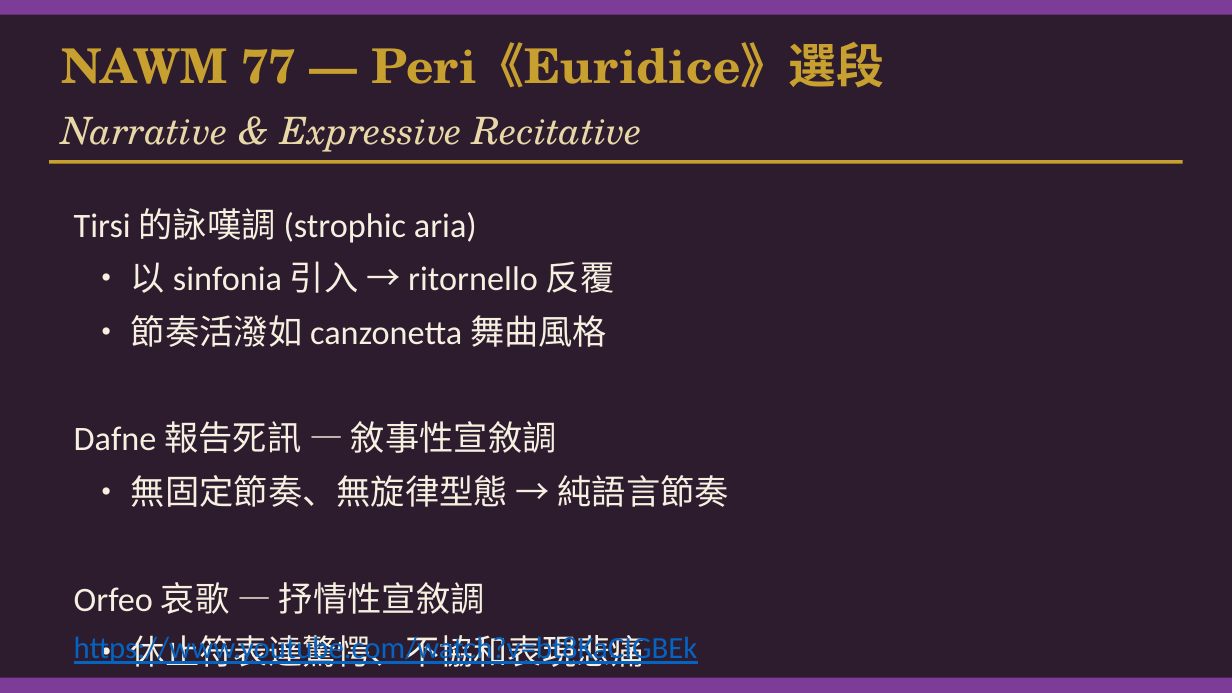
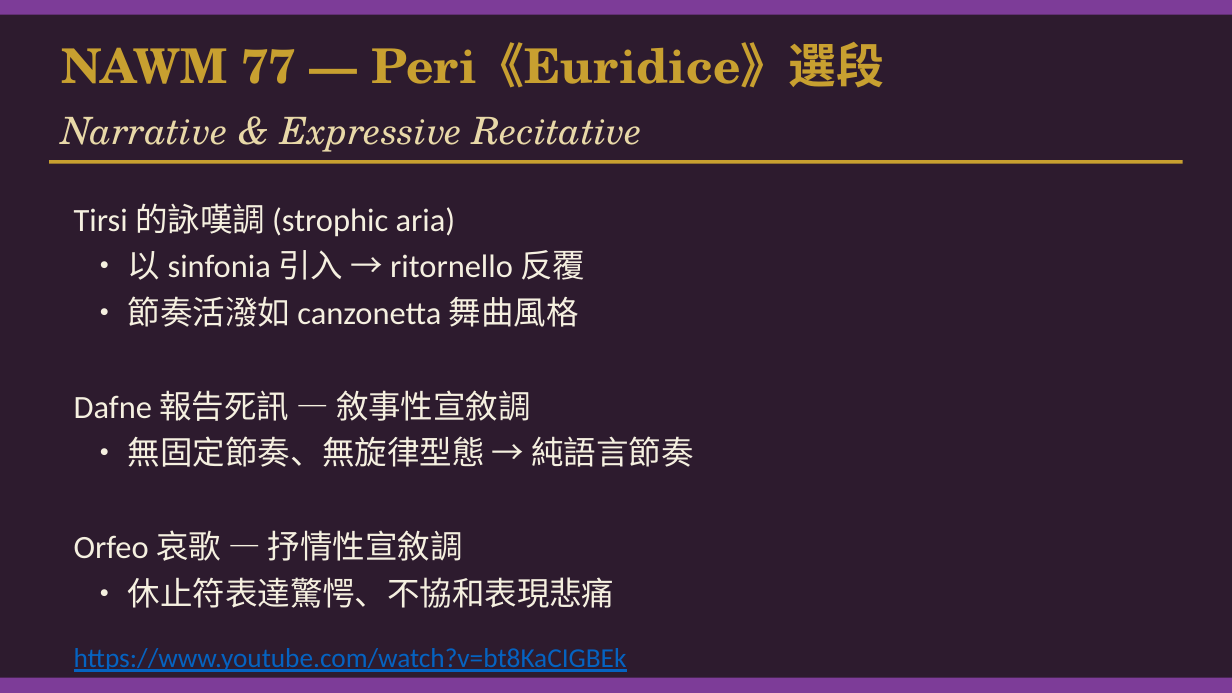
Before and after one commit to ccli-taipower/A_History_of_Western_Music, a slide deck: slide 7 of Ch14_Opera.pptx. Drawn at 1232x693 pixels with LibreOffice and Linux fonts; fonts in the diff are those of the drawing. Boxes give left, top, right and bottom in pixels: in the first picture for what was removed or moved away, otherwise in the second. Text is boxed around its words. In the diff, an @@ line names an element or a change of style, - is before the commit and + after.

```diff
--- a/Ch14_Opera.pptx
+++ b/Ch14_Opera.pptx
@@ text "Tirsi 的詠嘆調 (strophic aria)" at [74, 203, 694, 608]: size 20 to 19 pt; line spacing 1.3 to 1.2 @@
@@ text "https://www.youtube.com/watch?v=bt8KaCIGBEk": place and size @@
-text "https://www.youtube.com/watch?v=bt8KaCIGBEk" at [74, 635, 698, 667]
+text "https://www.youtube.com/watch?v=bt8KaCIGBEk" at [74, 648, 627, 672]
@@ text "https://www.youtube.com/watch?v=bt8KaCIGBEk" at [74, 648, 627, 672]: size 18 to 16 pt @@
```
Also in this commit, not shown: 1 other file.
